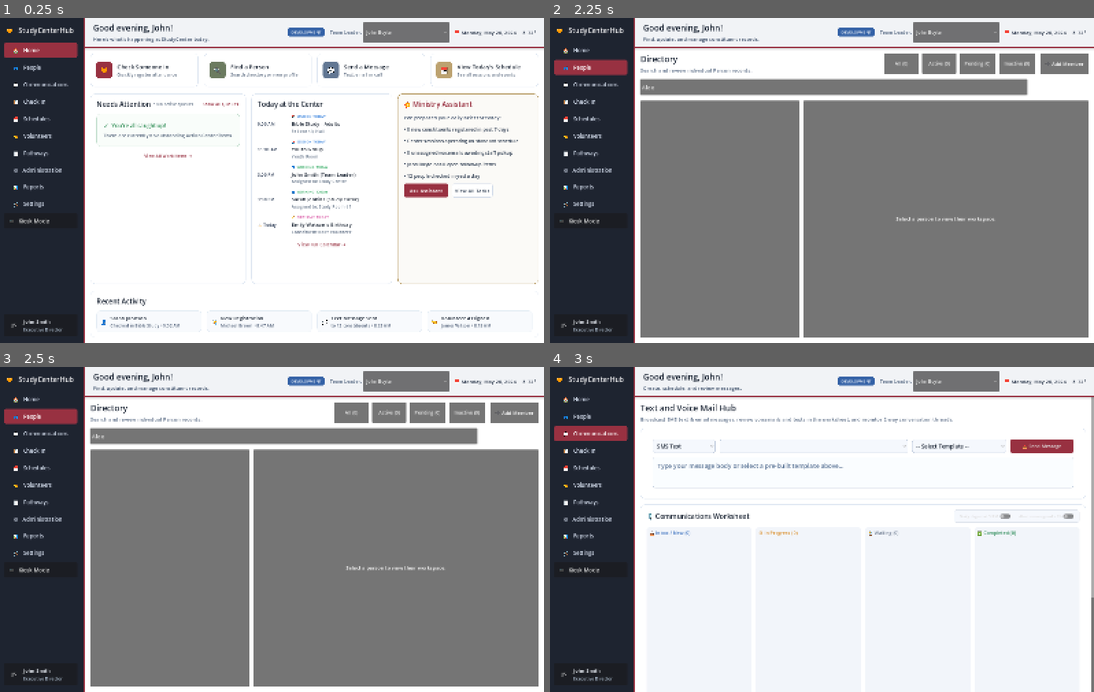
Above: before the commit, frames 1-4 (two rows, left to right).
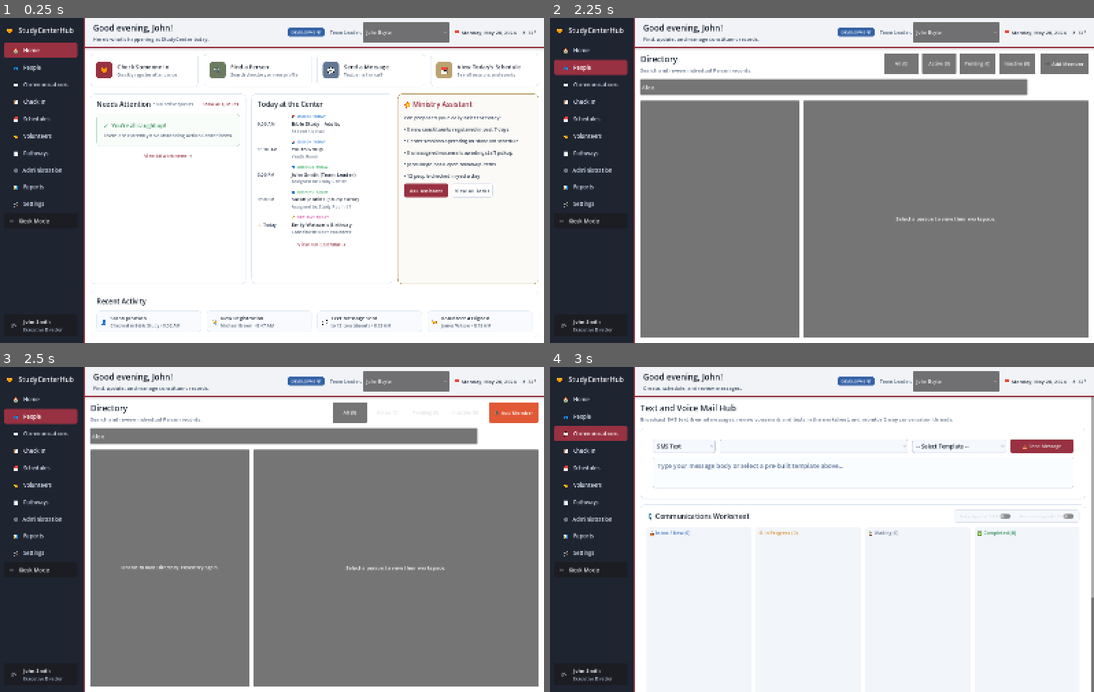
Above: after the commit, the same moments.

Repository: johnboyte/StudyCenterHub-Desktop
Game: Godot game, scene res://app/scenes/app_shell.tscn
The game is run twice, just before and just after one commit, with the same random seed, the same clock (stepped at 60 frames per second) and the same inputs.
Inputs (mouse positions are in pixels of both pictures, inside the frame that each line leads up to):
- Up to frame 1 (0.25 s): no input
- Up to frame 2 (2.25 s): click "🏠 Home" at 0.5 s; click "👥 People" at 1.25 s; click (832, 86) at 2.02 s; type "Alex" at 2.1 s
- Up to frame 3 (2.5 s): no input
- Up to frame 4 (3 s): click "💬 Communications" at 2.75 s

Frames 1-2 are identical in both runs. In frame 3, 2.0% of the frame differs, in the area x 22-99%, y 10-63%; in frame 4, nothing differs.
Error before the commit: Parse Error: Identifier "app_shell" not declared in the current scope. (res://app/scenes/directory_view.gd:4124)

Commit message:
fix(directory): declare app_shell variable in directory_view.gd

Diff:
--- a/app/scenes/directory_view.gd
+++ b/app/scenes/directory_view.gd
@@ -21,6 +21,7 @@
 
 var db: RefCounted
 var read_service: RefCounted
+var app_shell: Node = null
 
 var current_filter: String = "all" # "all", "active", "pending", "inactive"
 var current_query: String = ""
